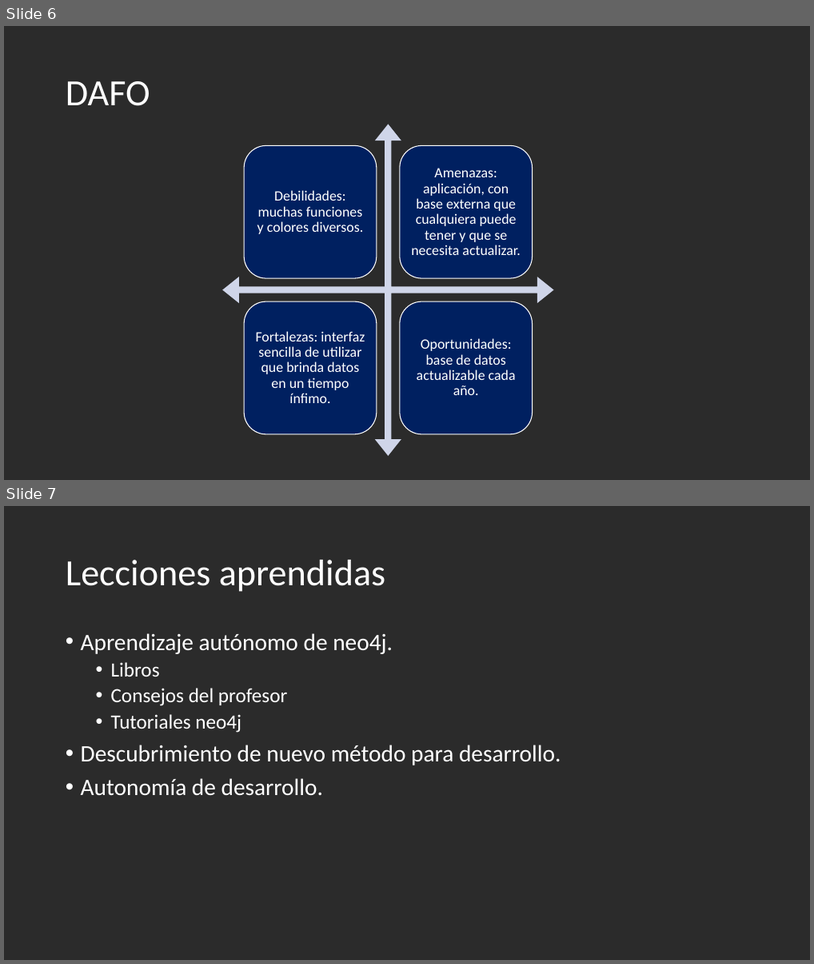
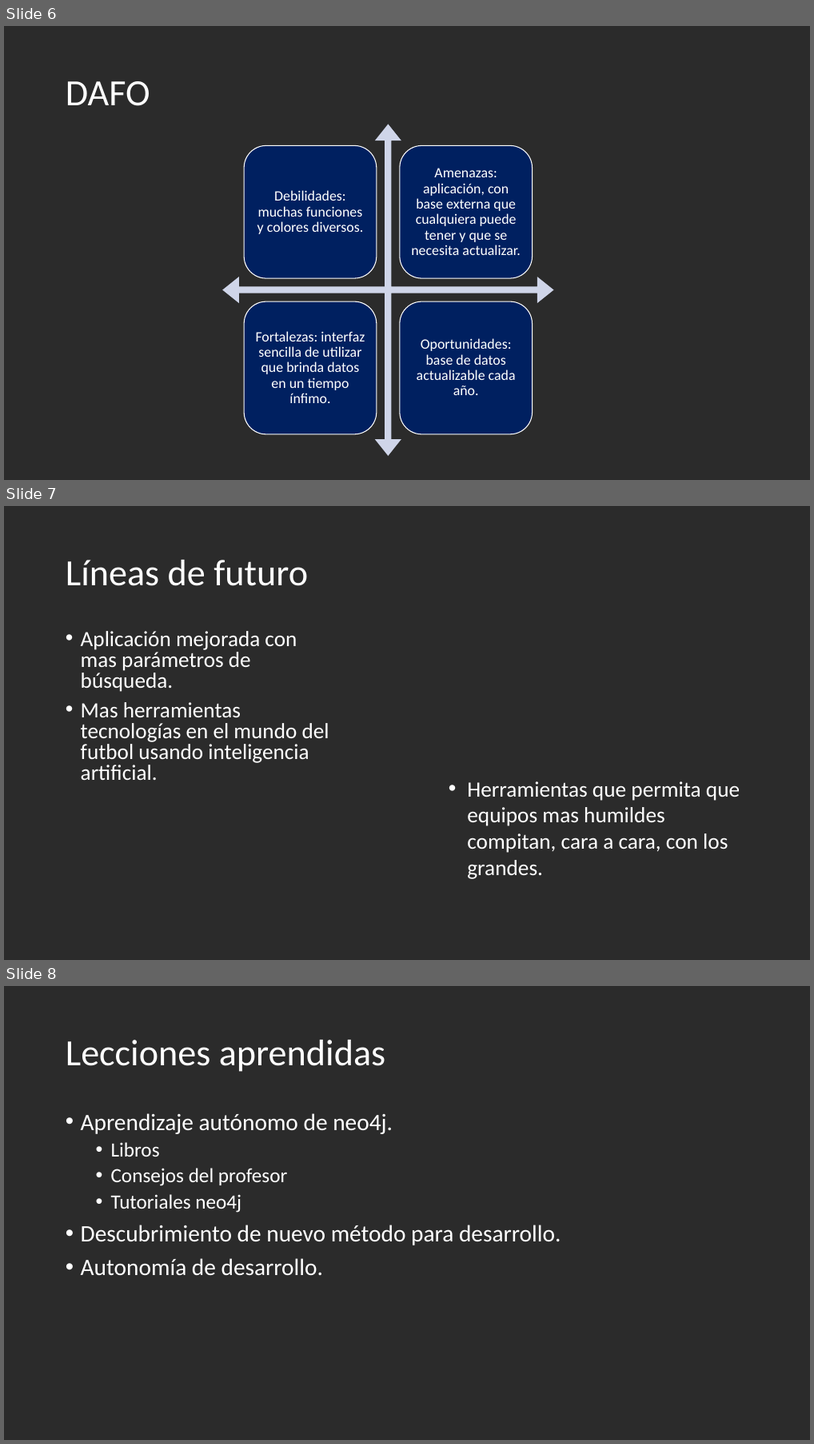
Before and after one commit to adelrf01/Bussiness-Intelligence, a slide deck: Presentacion FutbolFichajes.pptx. Shown one above the other, each under a label of ours: slides 6 and 7 before the commit, slides 6, 7 and 8 after it. The pictures are 814x964 and 814x1444 pixels, drawn with LibreOffice and Linux fonts; fonts in the diff are those of the drawing; background and template pictures are left out; a plain dark background stands for a picture behind light text. Boxes give left, top, right and bottom in pixels: in the first picture for what was removed or moved away, otherwise in the second. Text is boxed around its words. In the diff, an @@ line names an element or a change of style, - is before the commit and + after.

```diff
--- a/Presentacion FutbolFichajes.pptx
+++ b/Presentacion FutbolFichajes.pptx
@@ slide 7 added at box(4, 506, 810, 960), background picture (left out) @@
@@ title added at box(66, 560, 308, 586), 44 pt, text #FFFFFF @@
+Líneas de futuro
@@ text added at box(81, 631, 330, 780), 25.9 pt, text #FFFFFF @@
+• Aplicación mejorada con mas parámetros de búsqueda.
+• Mas herramientas tecnologías en el mundo del futbol usando inteligencia artificial.
@@ text added at box(467, 781, 740, 879), 26 pt, text #FFFFFF @@
+• Herramientas que permita que equipos mas humildes compitan, cara a cara, con los grandes.
@@ what was slide 7 is now slide 8 @@
```
Also in this commit, not shown: 1 other file.
